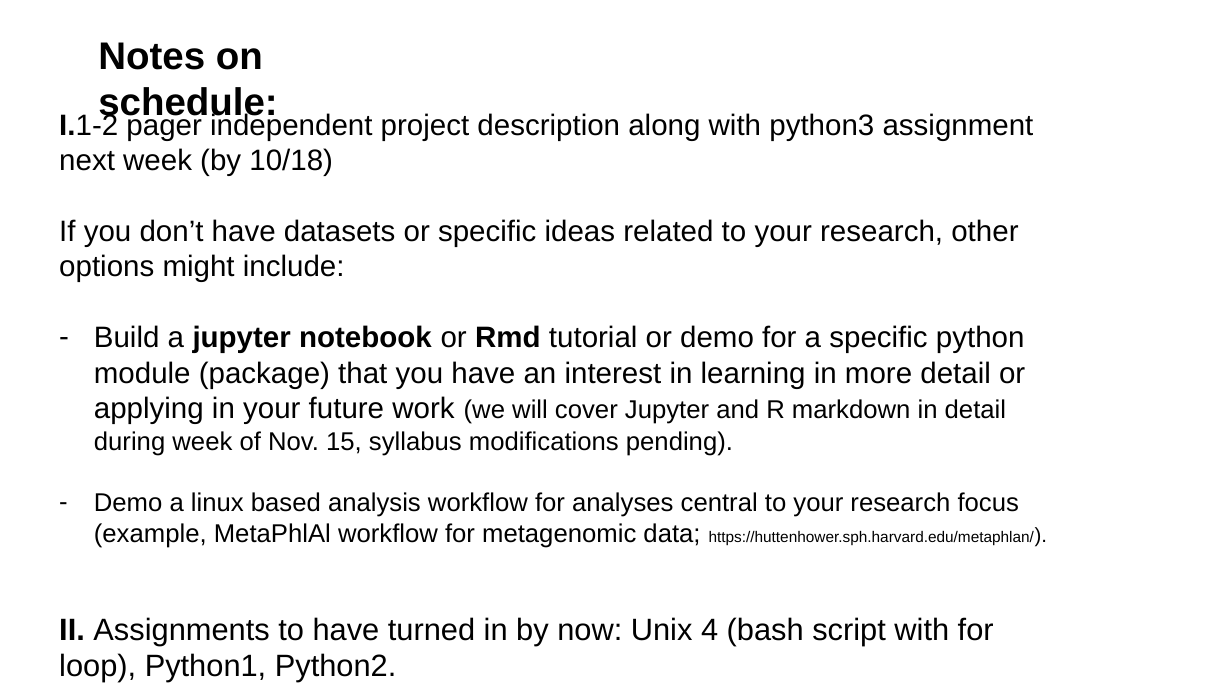
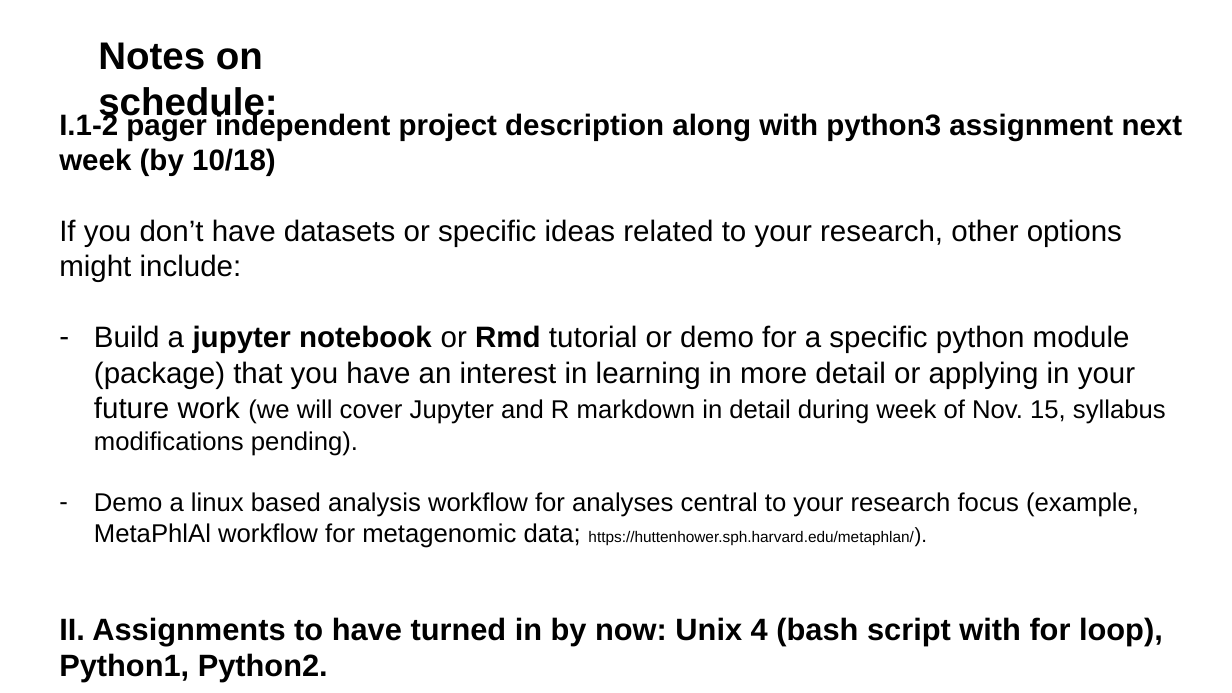
Before and after one commit to tparchman/F22_BIOL792_coursepage, a slide deck: slide 13 of week6_pythonI/week6_python.pptx. Drawn at 1232x693 pixels with LibreOffice and Linux fonts; fonts in the diff are those of the drawing. Boxes give left, top, right and bottom in pixels: in the first picture for what was removed or moved away, otherwise in the second. Text is boxed around its words. In the diff, an @@ line names an element or a change of style, - is before the commit and + after.

```diff
--- a/week6_pythonI/week6_python.pptx
+++ b/week6_pythonI/week6_python.pptx
@@ text at (59, 112, 1183, 682): bold on in "I.1-2 pager independent project description along with ...", "Assignments to have turned in by now: ..." @@
```
